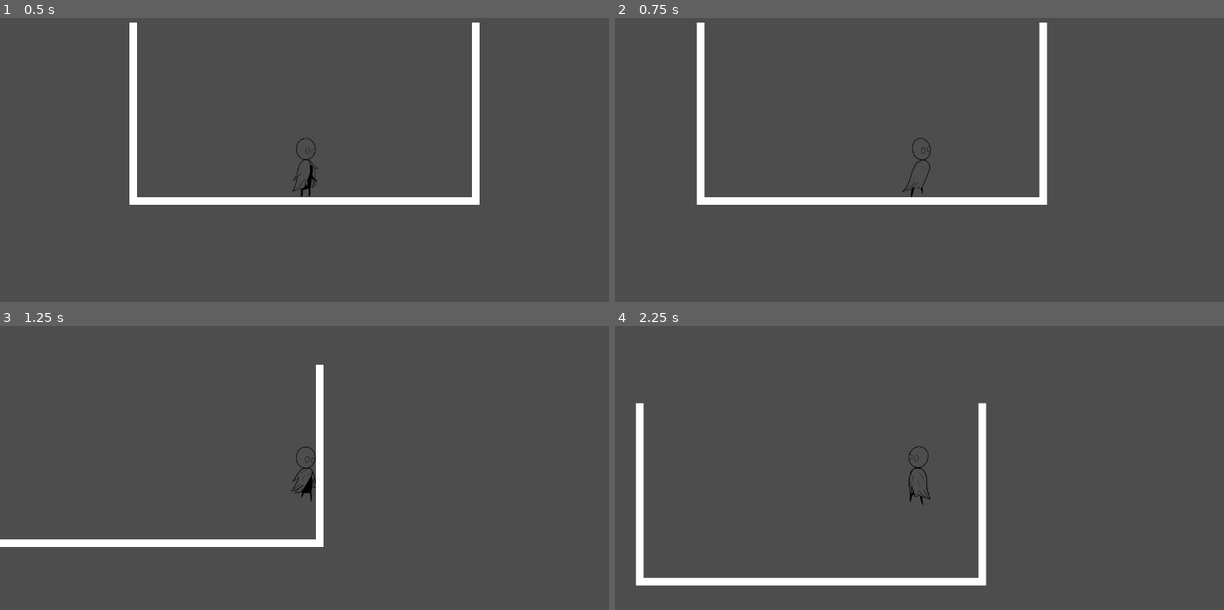
Above: before the commit, frames 1-4 (two rows, left to right).
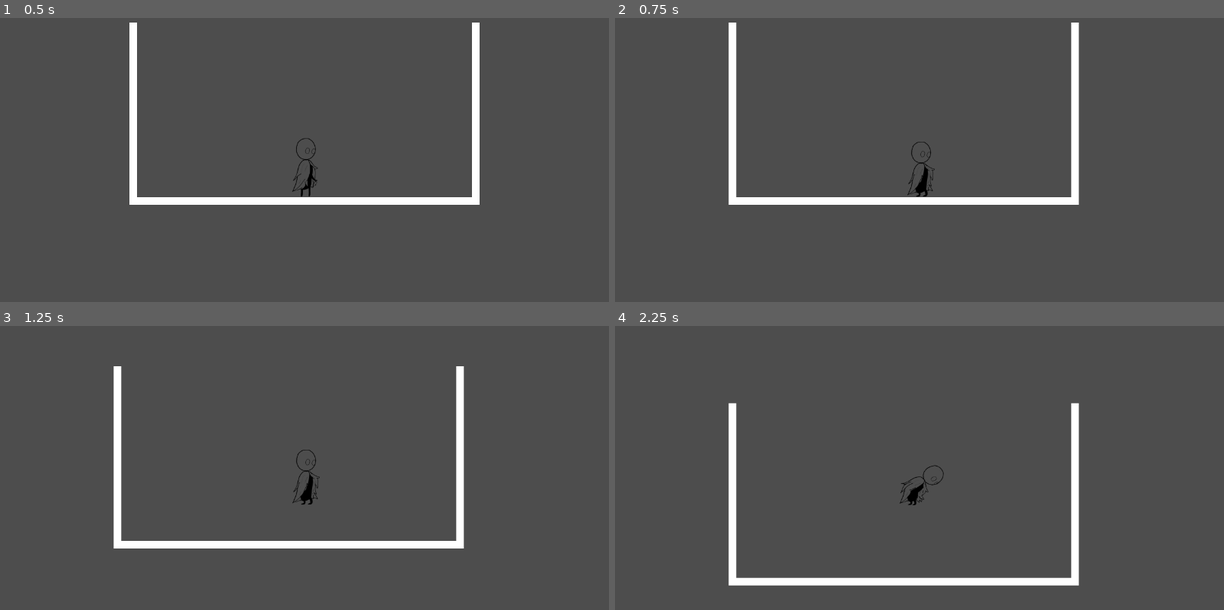
Above: after the commit, the same moments.

Repository: koliashwin/No-One-Will-Know
Game: Godot game, scene res://scenes/world.tscn
Same seed, same stepped clock (60 frames per second), same inputs: the game is played once before the commit and once after it.
Inputs:
- Up to frame 1 (0.5 s): no input
- Up to frame 2 (0.75 s): tap Enter at 0.5 s; hold D (move_right) from 0.53 s (still down); tap I (ability) at 0.6 s
- Up to frame 3 (1.25 s): keep holding D (move_right); tap Space (jump) at 0.77, 1.07 s; tap J (attack) at 0.8 s
- Up to frame 4 (2.25 s): tap J (attack) at 1.35 s; tap Space (jump) at 1.52, 1.55, 1.82, 2.1 s; release D (move_right) at 2.03 s; hold A (move_left) from 2.03 s (still down)

Frame 1 is identical in both runs. In frame 2, 3.9% of the frame differs, in the area x 13-77%, y 1-66%; in frame 3, 4.2%; in frame 4, 4.5%, in the area x 3-77%, y 27-92%.

Commit message:
Script Update| Player: death and attack animations(test logic)

Diff:
--- a/scenes/player.tscn
+++ b/scenes/player.tscn
@@ -22,13 +22,13 @@
 [sub_resource type="SpriteFrames" id="SpriteFrames_4463h"]
 animations = [{
 "frames": [{
-"duration": 1.0,
+"duration": 0.5,
 "texture": ExtResource("1_drt12")
 }, {
-"duration": 1.0,
+"duration": 0.5,
 "texture": ExtResource("2_7poqv")
 }, {
-"duration": 1.0,
+"duration": 0.5,
 "texture": ExtResource("3_lwrqx")
 }],
 "loop": false,
@@ -53,6 +53,14 @@
 }],
 "loop": false,
 "name": &"death",
+"speed": 5.0
+}, {
+"frames": [{
+"duration": 1.0,
+"texture": ExtResource("8_0xxxj")
+}],
+"loop": true,
+"name": &"died",
 "speed": 5.0
 }, {
 "frames": [{
@@ -114,10 +122,12 @@
 
 [node name="AnimatedSprite2D" type="AnimatedSprite2D" parent="."]
 sprite_frames = SubResource("SpriteFrames_4463h")
-animation = &"jump"
+animation = &"death"
 autoplay = "idle"
 
 [node name="CollisionShape2D" type="CollisionShape2D" parent="."]
 shape = SubResource("RectangleShape2D_va6jg")
 
 [node name="Camera2D" type="Camera2D" parent="."]
+
+[connection signal="animation_finished" from="AnimatedSprite2D" to="." method="_on_animated_sprite_2d_animation_finished"]
--- a/scripts/player/player.gd
+++ b/scripts/player/player.gd
@@ -1,9 +1,15 @@
 extends CharacterBody2D
-
+#Player Script
 #declar export variables
 @export var speed: float = 500
 @export var gravity: float = 100
 @export var jump_force: float = 1500
+@export var max_fall_speed: float = 900
+
+#condition check variables (flags)
+var is_attacking: bool = false
+var is_dying: bool = false
+var is_dead: bool = false
 
 #import the required nodes
 @onready var player_sprite: AnimatedSprite2D = $AnimatedSprite2D
@@ -16,6 +22,7 @@
 
 	jump()
 	attack()
+	death()
 
 	update_animation()
 	move_and_slide()
@@ -26,23 +33,43 @@
 		velocity.y += gravity
 
 func jump() -> void:
-	apply_gravity(gravity, gravity*10)
+	apply_gravity(gravity, max_fall_speed)
 
+	#jump logic
 	if Input.is_action_just_pressed("jump") and is_on_floor():
 		velocity.y -= jump_force
 
 func attack() -> void:
-	if Input.is_action_just_pressed("attack"):
-		velocity.x = 0
+	# dummy attack logic to test animation
+	if Input.is_action_just_pressed("attack") and !is_attacking:
+		is_attacking = true
 		# attack logic goes here
 
+func death() ->void:
+	#dummy logic to test the death animation
+	if Input.is_action_just_pressed("ability") and !is_dying:
+		is_dying = true
 
 func update_animation() -> void:
+	# this condition check for the priority animations and exits the update cycle early on if required
+	if is_attacking or is_dying or is_dead:			# check variour flags to update animation accourdingly
+		velocity.x = 0
+		if is_dead:
+			player_sprite.play('died')
+		else:
+			if is_attacking:
+				player_sprite.play('attack')
+			elif is_dying:
+				player_sprite.play('death')
+		return
 
+	# flip the sprite based on direction its facing
 	if velocity.x < 0:
 		player_sprite.flip_h = true
 	elif velocity.x > 0:
 		player_sprite.flip_h = false
+
+	# standared character animation logic
 	if is_on_floor():
 		if velocity.x == 0:
 			player_sprite.play("idle")
@@ -53,3 +80,12 @@
 			player_sprite.play('jump')
 		else:
 			player_sprite.play('fall')
+
+
+func _on_animated_sprite_2d_animation_finished() -> void:
+	# set/update flags according to some animation logic
+	if player_sprite.animation == 'attack':
+		is_attacking = false
+	if player_sprite.animation == 'death':
+		is_dying = false
+		is_dead = true
